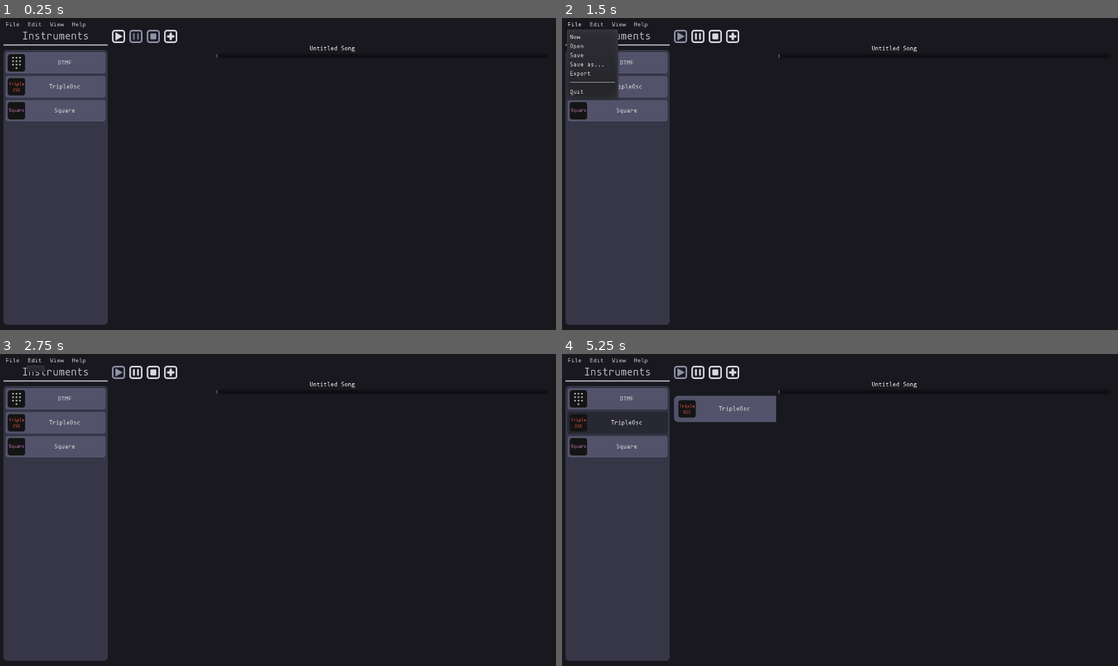
Above: before the commit, frames 1-4 (two rows, left to right).
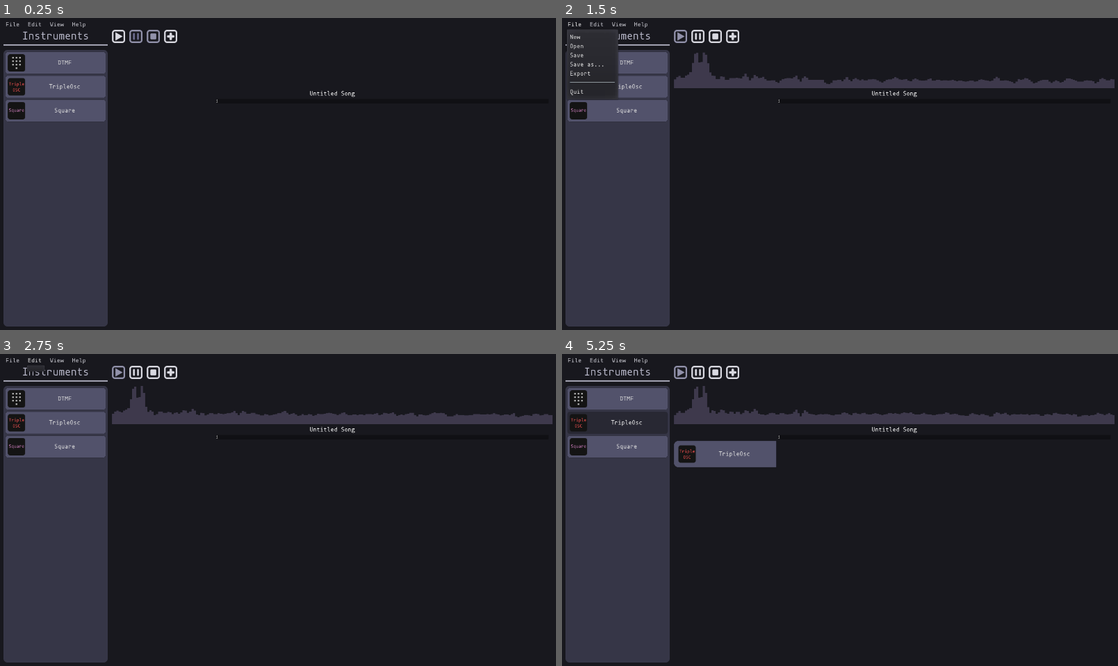
Above: after the commit, the same moments.

Repository: QuadCubedStudios/GoDAW
Game: Godot game, scene res://Main.tscn
Same seed, same stepped clock (60 frames per second), same inputs: the game is played once before the commit and once after it.
Inputs (mouse positions are in pixels of both pictures, inside the frame that each line leads up to):
- Up to frame 1 (0.25 s): no input
- Up to frame 2 (1.5 s): click (678, 36) at 0.5 s; click "File" at 1.25 s
- Up to frame 3 (2.75 s): click "Edit" at 2 s
- Up to frame 4 (5.25 s): click "View" at 2.75 s; click "DTMF" at 3.5 s; click (678, 372) at 4.25 s; click "TripleOsc" at 5 s

The runs differ from the first frame. In frame 1, 0.2% of the frame differs, in the area x 0-64%, y 8-99%; in frame 2, 2.6%; in frame 3, 3.0%; in frame 4, 5.2%, in the area x 0-100%, y 8-99%.

Commit message:
Add a shader-based spectrum visualiser

Diff:
--- /dev/null
+++ b/Editor/Scenes/Visualiser/Spectrum.gd
@@ -0,0 +1,37 @@
+extends Control
+
+const VU_COUNT = 200
+const FREQ_MAX = 20000.00
+const MIN_DB = 100
+
+var spectrum: AudioEffectSpectrumAnalyzerInstance
+var img_input: Image
+var tex := ImageTexture.new()
+var playing := false
+
+func _init():
+	AudioServer.add_bus_effect(0, AudioEffectSpectrumAnalyzer.new(), 0)
+	spectrum = AudioServer.get_bus_effect_instance(0, 0)
+	img_input = Image.new()
+	img_input.create(VU_COUNT, 1, false, Image.FORMAT_RF)
+
+	tex = ImageTexture.new()
+	tex.create_from_image(img_input)
+
+	self.material.set_shader_param("BAR_MAGNITUDES", tex)
+
+func _process(_delta):
+	if playing:
+		var prev_hz = 0
+		img_input.lock()
+		for i in range(1, VU_COUNT + 1):
+			var hz = i * FREQ_MAX / VU_COUNT
+			var f = spectrum.get_magnitude_for_frequency_range(prev_hz, hz)
+			var energy = clamp(
+				(MIN_DB + linear2db(f.length())) / MIN_DB,
+				0, 1
+			)
+			img_input.set_pixel(i - 1, 0, Color(energy, 0.0, 0.0))
+			prev_hz = hz
+		img_input.unlock()
+		tex.set_data(img_input)
--- /dev/null
+++ b/Editor/Scenes/Visualiser/Visualiser.gd
@@ -0,0 +1,7 @@
+extends HBoxContainer
+
+func _on_play():
+	$Spectrum.playing = true
+
+func _on_finished():
+	$Spectrum.playing = false
--- /dev/null
+++ b/Editor/Scenes/Visualiser/Visualiser.gdshader
@@ -0,0 +1,11 @@
+shader_type canvas_item;
+
+uniform sampler2D BAR_MAGNITUDES;
+uniform vec4 VIS_COLOR: hint_color;
+
+void fragment() {
+	ivec2 tex_size = textureSize(BAR_MAGNITUDES, 0);
+	float height = texture(BAR_MAGNITUDES, floor(UV * float(tex_size.x)) / float(tex_size.x)).r;
+
+	COLOR = mix(vec4(0.0), VIS_COLOR, float((1.0 - UV.y) < height));
+}
--- /dev/null
+++ b/Editor/Scenes/Visualiser/Visualiser.tscn
@@ -0,0 +1,34 @@
+[gd_scene load_steps=6 format=2]
+
+[ext_resource path="res://Editor/Scenes/Visualiser/Spectrum.gd" type="Script" id=1]
+[ext_resource path="res://Editor/Scenes/Visualiser/Visualiser.gd" type="Script" id=2]
+[ext_resource path="res://Editor/Scenes/Visualiser/Visualiser.gdshader" type="Shader" id=3]
+
+[sub_resource type="ImageTexture" id=1]
+
+[sub_resource type="ShaderMaterial" id=2]
+shader = ExtResource( 3 )
+shader_param/VIS_COLOR = Color( 0.247059, 0.227451, 0.301961, 1 )
+shader_param/BAR_MAGNITUDES = SubResource( 1 )
+
+[node name="Visualiser" type="HBoxContainer"]
+anchor_right = 1.0
+anchor_bottom = 1.0
+script = ExtResource( 2 )
+__meta__ = {
+"_edit_use_anchors_": false
+}
+
+[node name="Spectrum" type="ColorRect" parent="."]
+material = SubResource( 2 )
+margin_right = 1280.0
+margin_bottom = 720.0
+size_flags_horizontal = 3
+script = ExtResource( 1 )
+
+[node name="Wave" type="Control" parent="."]
+visible = false
+margin_left = 642.0
+margin_right = 1280.0
+margin_bottom = 720.0
+size_flags_horizontal = 3
--- a/Main.tscn
+++ b/Main.tscn
@@ -6,6 +6,7 @@
 [ext_resource path="res://Main.gd" type="Script" id=4]
 [ext_resource path="res://Editor/Scenes/Instruments/InstrumentsPanel.tscn" type="PackedScene" id=5]
 [ext_resource path="res://Editor/Scenes/TopMenu/TopMenu.tscn" type="PackedScene" id=6]
+[ext_resource path="res://Editor/Scenes/Visualiser/Visualiser.tscn" type="PackedScene" id=7]
 
 [node name="Main" type="VBoxContainer"]
 anchor_right = 1.0
@@ -29,7 +30,7 @@
 [node name="Application" type="HBoxContainer" parent="."]
 margin_top = 21.0
 margin_right = 1264.0
-margin_bottom = 700.0
+margin_bottom = 704.0
 size_flags_vertical = 3
 custom_constants/separation = 10
 
@@ -37,12 +38,12 @@
 anchor_right = 0.0
 anchor_bottom = 0.0
 margin_right = 240.0
-margin_bottom = 679.0
+margin_bottom = 683.0
 
 [node name="Main" type="VBoxContainer" parent="Application"]
 margin_left = 250.0
 margin_right = 1264.0
-margin_bottom = 679.0
+margin_bottom = 683.0
 size_flags_horizontal = 3
 size_flags_stretch_ratio = 4.0
 
@@ -54,15 +55,24 @@
 margin_bottom = 30.0
 size_flags_horizontal = 0
 
-[node name="SongEditor" parent="Application/Main" instance=ExtResource( 3 )]
+[node name="Visualiser" parent="Application/Main" instance=ExtResource( 7 )]
 anchor_right = 0.0
 anchor_bottom = 0.0
 margin_top = 34.0
 margin_right = 1014.0
-margin_bottom = 679.0
+margin_bottom = 134.0
+rect_min_size = Vector2( 0, 100 )
+
+[node name="SongEditor" parent="Application/Main" instance=ExtResource( 3 )]
+anchor_right = 0.0
+anchor_bottom = 0.0
+margin_top = 138.0
+margin_right = 1014.0
+margin_bottom = 683.0
 size_flags_vertical = 3
 
 [node name="DialogBoxes" type="Control" parent="."]
+visible = false
 margin_top = 704.0
 margin_right = 1264.0
 margin_bottom = 704.0
@@ -157,8 +167,8 @@
 window_title = "Save"
 access = 2
 filters = PoolStringArray( "*.wav ; Wav Files" )
-current_dir = "/home/abhi/Dev/GoDAW"
-current_path = "/home/abhi/Dev/GoDAW/"
+current_dir = "/"
+current_path = "/"
 __meta__ = {
 "_edit_use_anchors_": false
 }
@@ -166,6 +176,8 @@
 [connection signal="export_pressed" from="TopMenu" to="." method="_on_TopMenu_export_pressed"]
 [connection signal="instrument_chosen" from="Application/InstrumentsPanel" to="Application/Main/SongEditor" method="add_track"]
 [connection signal="pause" from="Application/Main/ControlPanel" to="Application/Main/SongEditor" method="_on_pause"]
+[connection signal="play" from="Application/Main/ControlPanel" to="Application/Main/Visualiser" method="_on_play"]
 [connection signal="play" from="Application/Main/ControlPanel" to="Application/Main/SongEditor" method="_on_play"]
 [connection signal="stop" from="Application/Main/ControlPanel" to="Application/Main/SongEditor" method="_on_stop"]
 [connection signal="playback_finished" from="Application/Main/SongEditor" to="Application/Main/ControlPanel" method="_on_finished"]
+[connection signal="playback_finished" from="Application/Main/SongEditor" to="Application/Main/Visualiser" method="_on_finished"]
Not shown: 1 places in Main.tscn that only renumber resources
